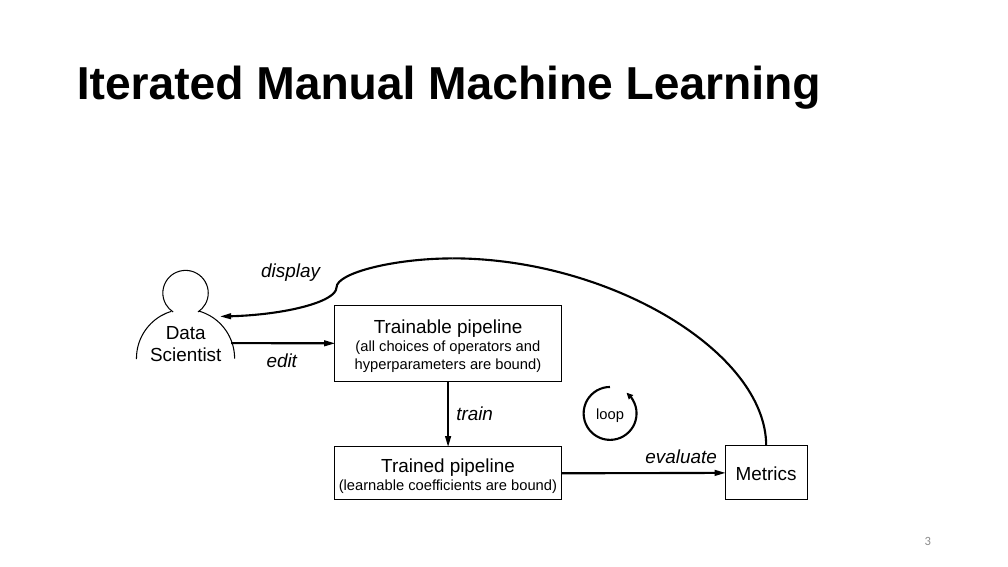
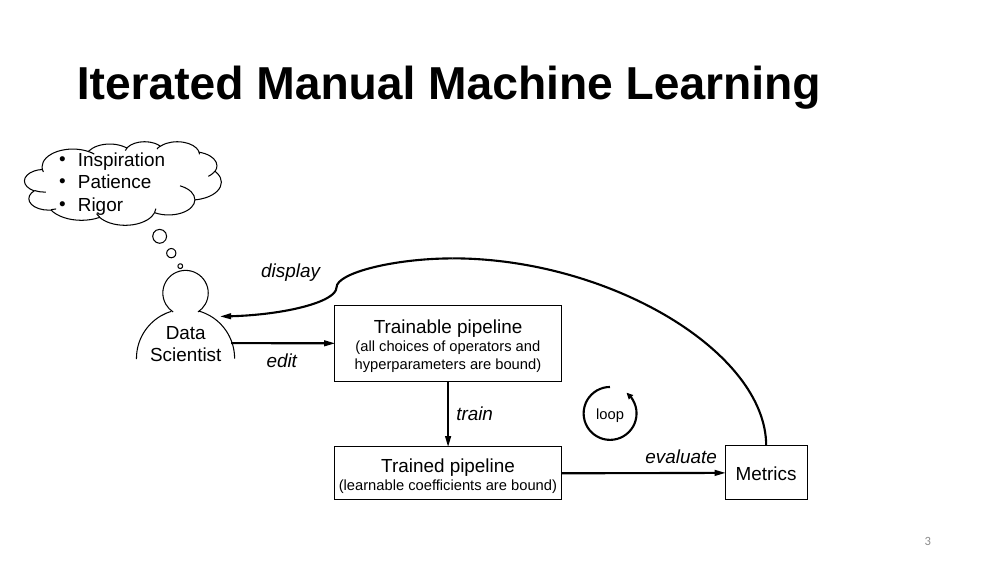
Before and after one commit to IBM/lale, a slide deck: slide 3 of talks/2020-0409-lale.pptx. Drawn at 1008x567 pixels with LibreOffice and Linux fonts; fonts in the diff are those of the drawing. Boxes give left, top, right and bottom in pixels: in the first picture for what was removed or moved away, otherwise in the second. Text is boxed around its words. In the diff, an @@ line names an element or a change of style, - is before the commit and + after.

```diff
--- a/talks/2020-0409-lale.pptx
+++ b/talks/2020-0409-lale.pptx
@@ thought cloud added at bbox=[25, 141, 222, 225], outline #000000 1 pt, 18 pt, text #000000 @@
+• Inspiration
+• Patience
+• Rigor
```
Also in this commit, not shown: 7 other slides changed, 2 slides added, 1 other file.
